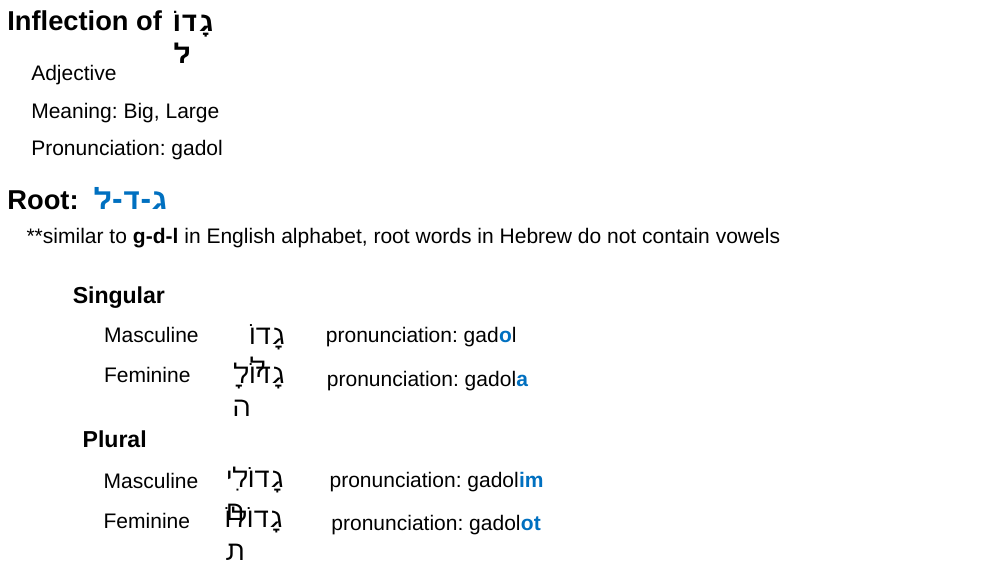
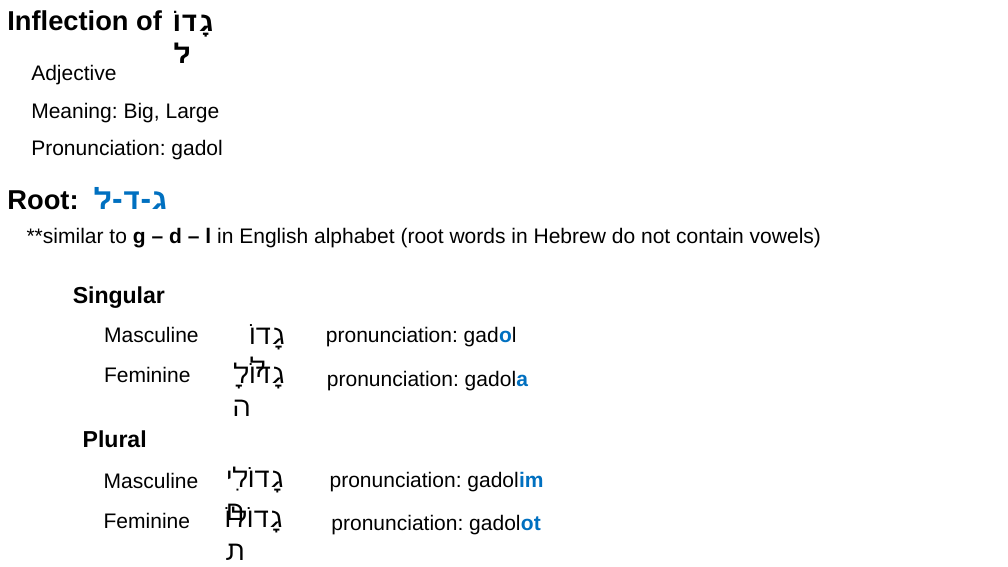
Before and after one commit to avielrs/avielrs.github.io, a slide deck: slide 1 of images/gadol.pptx. Drawn at 1008x567 pixels with LibreOffice and Linux fonts; fonts in the diff are those of the drawing. Boxes give left, top, right and bottom in pixels: in the first picture for what was removed or moved away, otherwise in the second. Text is boxed around its words. In the diff, an @@ line names an element or a change of style, - is before the commit and + after.

```diff
--- a/images/gadol.pptx
+++ b/images/gadol.pptx
@@ text at [27, 227, 821, 247]: text changed @@
-**similar to g-d-l in English alphabet, root words in Hebrew do not contain vowels
+**similar to g – d – l in English alphabet (root words in Hebrew do not contain vowels)
```
Also in this commit, not shown: 2 other files.
